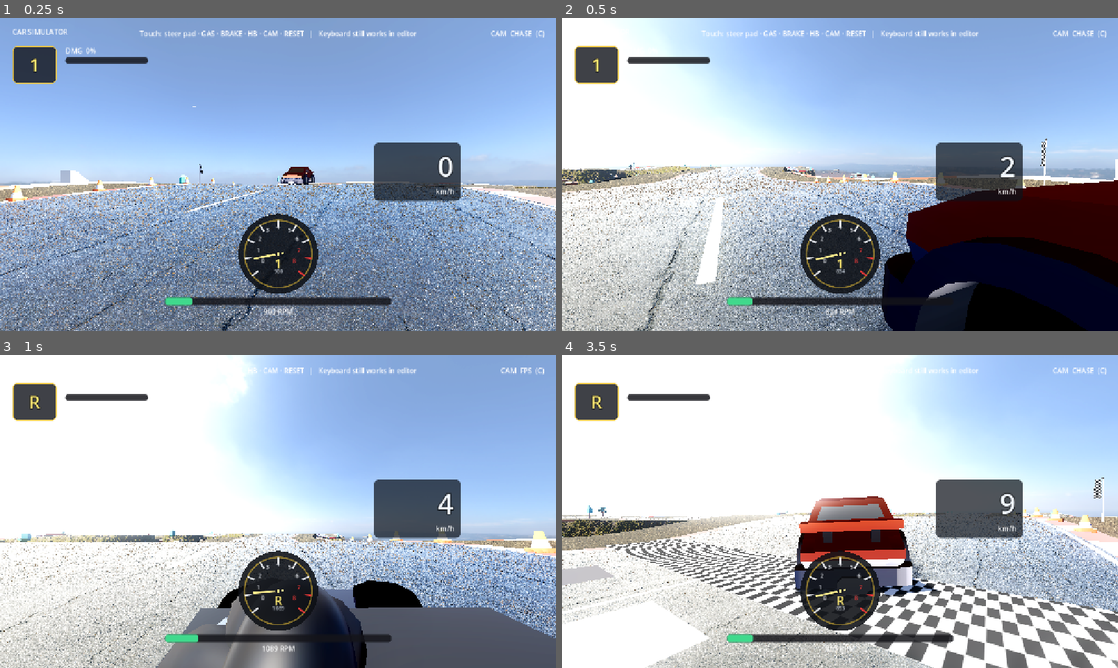
Above: before the commit, frames 1-4 (two rows, left to right).
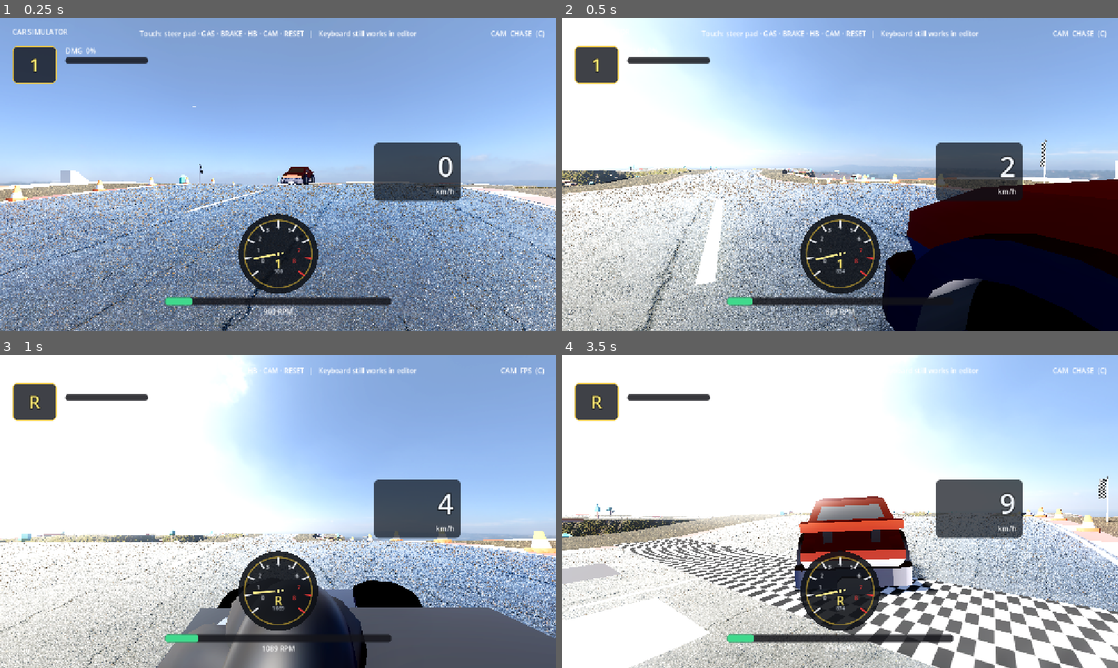
Above: after the commit, the same moments.

Repository: ivanivorontsov-sudo/car-simulator-android
Game: Godot game, scene res://scenes/main.tscn
Two runs of this game, one before a commit and one after it. Both use one fixed random seed, a clock stepped at 60 frames per second and the inputs below.
Inputs (mouse positions are in pixels of both pictures, inside the frame that each line leads up to):
- Up to frame 1 (0.25 s): no input
- Up to frame 2 (0.5 s): no input
- Up to frame 3 (1 s): move the mouse to (400, 495) at 0.52 s; hold D (steer_right) from 0.53 s (still down); hold C (camera_toggle) from 0.53 s (still down); click (400, 495) at 0.67 s; tap Space at 0.77 s
- Up to frame 4 (3.5 s): release D (steer_right) at 1.25 s; release C (camera_toggle) at 1.25 s; drag from (728, 527) to (812, 574) at 1.27 s; move the mouse to (895, 442) at 2.02 s; hold D (steer_right) 2.03-2.75 s; hold C (camera_toggle) 2.03-2.75 s; drag from (812, 574) to (673, 464) at 2.77 s

Frame 1 is identical in both runs. In frame 2, 18% of the frame differs, in the area x 0-100%, y 38-100%; in frame 3, 13%; in frame 4, 18%.

Commit message:
v1.3.4: carve turns without scrubbing to a stop
Same physics retune as PC: keep power while steering+throttle, softer
yaw kill, lower angular damp & tire friction. TouchInput unchanged.

Diff:
--- a/project.godot
+++ b/project.godot
@@ -6,7 +6,7 @@
 
 config/name="Car Simulator Android"
 config/description="3D car driving simulator for Android with touch controls"
-config/version="1.3.3-android"
+config/version="1.3.4-android"
 run/main_scene="res://scenes/main.tscn"
 config/features=PackedStringArray("4.4", "Mobile")
 config/icon="res://icon.svg"
--- a/scripts/car.gd
+++ b/scripts/car.gd
@@ -21,7 +21,7 @@
 const WHEEL_RADIUS := 0.34
 const VISUAL_SCALE := 2.0
 const MAX_ENGINE_FORCE := 7800.0
-const MAX_YAW_RATE := 2.05
+const MAX_YAW_RATE := 2.45
 const CRITICAL_DAMAGE := 1.0
 const WRECK_RESTART_DELAY := 5.0
 
@@ -104,7 +104,7 @@
 	center_of_mass_mode = RigidBody3D.CENTER_OF_MASS_MODE_CUSTOM
 	center_of_mass = Vector3(0.0, -0.38, 0.04)
 	linear_damp = 0.16
-	angular_damp = 2.05
+	angular_damp = 1.0
 	continuous_cd = true
 	contact_monitor = true
 	max_contacts_reported = 8
@@ -323,7 +323,7 @@
 	for w in wheels:
 		w.wheel_radius = WHEEL_RADIUS
 		w.wheel_rest_length = 0.15
-		w.wheel_friction_slip = 4.7
+		w.wheel_friction_slip = 4.0
 		w.suspension_stiffness = 72.0
 		w.suspension_max_force = 18500.0
 		w.suspension_travel = 0.28
@@ -338,10 +338,11 @@
 	wheel_fr.use_as_traction = false
 	wheel_bl.use_as_traction = true
 	wheel_br.use_as_traction = true
-	wheel_fl.wheel_friction_slip = 5.0
-	wheel_fr.wheel_friction_slip = 5.0
-	wheel_bl.wheel_friction_slip = 4.65
-	wheel_br.wheel_friction_slip = 4.65
+	# Arcade-simcade grip (~3.8–4.2): high slip values scrub speed in corners.
+	wheel_fl.wheel_friction_slip = 4.1
+	wheel_fr.wheel_friction_slip = 4.1
+	wheel_bl.wheel_friction_slip = 3.9
+	wheel_br.wheel_friction_slip = 3.9
 
 
 func _setup_smoke() -> void:
@@ -1013,6 +1014,9 @@
 	if throttle_eff < 0.02:
 		wheel_force = 0.0
 
+	# Mild cornering assist: preserve drive while holding steer + throttle.
+	if absf(steer_input) > 0.2 and throttle_input > 0.2 and gear >= 1:
+		wheel_force *= 1.06
 	wheel_force = clampf(wheel_force, -MAX_ENGINE_FORCE, MAX_ENGINE_FORCE)
 	_engine_force_smoothed = lerpf(_engine_force_smoothed, wheel_force, 1.0 - exp(-delta * 7.0))
 	engine_force = _engine_force_smoothed
@@ -1035,9 +1039,12 @@
 	wheel_fr.brake = front
 	wheel_bl.brake = rear
 	wheel_br.brake = rear
-	var base_f := 5.0 * _surface_grip
-	var base_r := 4.65 * _surface_grip
-	var rear_grip := lerpf(base_r, 2.2 * _surface_grip, handbrake_input)
+	var base_f := 4.1 * _surface_grip
+	var base_r := 3.9 * _surface_grip
+	# Soften front lateral grip under steer so corners carve instead of scrubbing.
+	var steer_amt := clampf(maxf(absf(steer_input), absf(steering) / maxf(max_steer_angle, 0.01)), 0.0, 1.0)
+	base_f = lerpf(base_f, 3.55 * _surface_grip, steer_amt * 0.85)
+	var rear_grip := lerpf(base_r, 2.0 * _surface_grip, handbrake_input)
 	wheel_fl.wheel_friction_slip = base_f
 	wheel_fr.wheel_friction_slip = base_f
 	wheel_bl.wheel_friction_slip = rear_grip
@@ -1076,16 +1083,43 @@
 
 
 func _apply_stability(delta: float) -> void:
-	var max_yaw := lerpf(MAX_YAW_RATE, 1.05, clampf(absf(speed_kmh) / 160.0, 0.0, 1.0))
+	## v1.3.4: do not kill power on normal cornering. High slip while steering
+	## + throttle is expected; only slash drive on uncontrolled spin-out.
+	var steer_mag := maxf(absf(steer_input), absf(steering) / maxf(max_steer_angle, 0.01))
+	var actively_steering := steer_mag > 0.18
+	var powered_corner := actively_steering and throttle_input > 0.2
+
+	# Higher yaw ceiling while steering into the turn (still capped vs wild spins).
+	var yaw_hi := MAX_YAW_RATE
+	var yaw_lo := 1.35
+	if actively_steering:
+		yaw_hi = 2.65
+		yaw_lo = 1.80
+	var max_yaw := lerpf(yaw_hi, yaw_lo, clampf(absf(speed_kmh) / 160.0, 0.0, 1.0))
 	if absf(angular_velocity.y) > max_yaw:
 		angular_velocity.y = signf(angular_velocity.y) * max_yaw
 
 	if slipping > 0.28 and absf(speed_kmh) > 12.0:
 		var damp_k := clampf((slipping - 0.28) / 0.5, 0.0, 1.0)
-		angular_velocity.y = lerpf(angular_velocity.y, 0.0, 1.0 - exp(-delta * (3.8 + damp_k * 8.0)))
-		engine_force *= lerpf(1.0, 0.25, damp_k)
-		if signf(angular_velocity.y) == signf(steering) and absf(steering) > 0.05:
-			angular_velocity.y *= 0.90
+		# VehicleBody3D: +steering = left; +yaw ≈ CCW — matching signs = carving.
+		var yaw_with_steer := signf(angular_velocity.y) == signf(steering) and absf(steering) > 0.05
+		var opposite_spin := (not yaw_with_steer) and absf(angular_velocity.y) > 0.85
+		var uncontrolled := opposite_spin or slipping > 0.75
+
+		if powered_corner and yaw_with_steer and not uncontrolled:
+			# Soft yaw settle only — keep most engine force so the car carves.
+			angular_velocity.y = lerpf(angular_velocity.y, 0.0, 1.0 - exp(-delta * (1.05 + damp_k * 2.0)))
+			engine_force *= lerpf(1.0, 0.88, damp_k)
+		elif uncontrolled:
+			angular_velocity.y = lerpf(angular_velocity.y, 0.0, 1.0 - exp(-delta * (4.4 + damp_k * 9.0)))
+			engine_force *= lerpf(1.0, 0.32, damp_k)
+		else:
+			# Coasting / light steer slip: moderate help; light cut if not throttling through.
+			angular_velocity.y = lerpf(angular_velocity.y, 0.0, 1.0 - exp(-delta * (2.2 + damp_k * 4.5)))
+			if powered_corner:
+				engine_force *= lerpf(1.0, 0.80, damp_k)
+			else:
+				engine_force *= lerpf(1.0, 0.55, damp_k)
 
 
 func _update_slip_fx() -> void:
--- a/tools/verify_reset.gd
+++ b/tools/verify_reset.gd
@@ -106,6 +106,35 @@
 	if mf:
 		print("fps_fov=", mf.get_string(1))
 
+	# v1.3.4 cornering feel: no hard power-cut on normal slip + lower scrub
+	for needle in [
+		"powered_corner",
+		"engine_force *= lerpf(1.0, 0.88, damp_k)",
+		"angular_damp = 1.0",
+		"wheel_friction_slip = 4.1",
+		"base_f := 4.1 * _surface_grip",
+	]:
+		if needle not in car_src:
+			push_error("missing cornering retune: %s" % needle)
+			code = 1
+		else:
+			print("found ", needle)
+	if "engine_force *= lerpf(1.0, 0.25, damp_k)" in car_src:
+		push_error("old hard power-cut (0.25) still present")
+		code = 1
+	var re_yaw := RegEx.new()
+	re_yaw.compile(r"MAX_YAW_RATE := ([0-9.]+)")
+	var myaw := re_yaw.search(car_src)
+	if myaw == null:
+		push_error("MAX_YAW_RATE missing")
+		code = 1
+	else:
+		var yawv := myaw.get_string(1).to_float()
+		print("MAX_YAW_RATE=", yawv)
+		if yawv < 2.2 or yawv > 2.8:
+			push_error("MAX_YAW_RATE out of [2.2,2.8]: %s" % yawv)
+			code = 1
+
 	# Live world + car reset path
 	var world := WorldBuilder.new()
 	root.add_child(world)
Not shown, changed: export_presets.cfg
